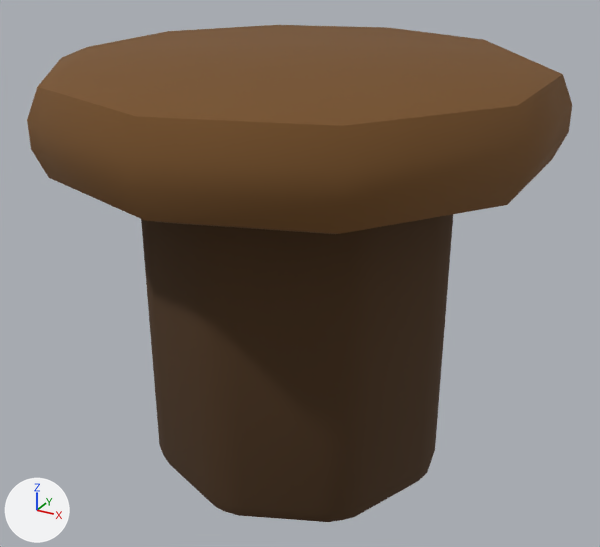
The glTF model assets/3d/final/prop_stool.glb as it was, and as the next commit left it.
The view is the same before and after, from a camera (50 mm lens) standing at (0.306, -0.556, 0.439) and looking at (0.002, -0.002, 0.162). Arrows for +X, +Y and +Z are at lower left; the lights stay in place. The first picture is the older version.

Names of what the first picture shows: 'stool_leg', 'stool_top'.
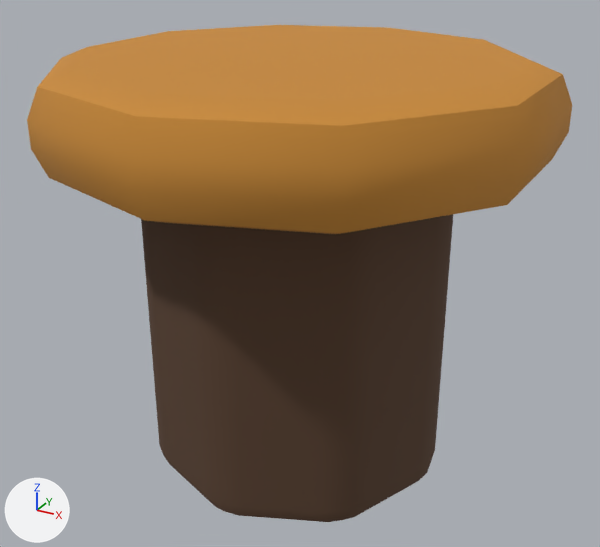
Pixel boxes [x1, y1, x2, y2] of what changed, in the pictures (600 x 547 px):
'stool_top', recoloured (brown to orange): [27, 25, 572, 234] in both

Patch to the scene script:
```diff
--- a/assets/3d/final/prop_stool.glb.py
+++ b/assets/3d/final/prop_stool.glb.py
@@ mat_wood @@
 mat_wood = principled_material('wood')
-mat_wood.base_color = (0.181, 0.0802, 0.0194)  # brown #765026
+mat_wood.base_color = (0.584, 0.254, 0.0369)  # orange #c98a36
 mat_wood.roughness = 0.93
```
